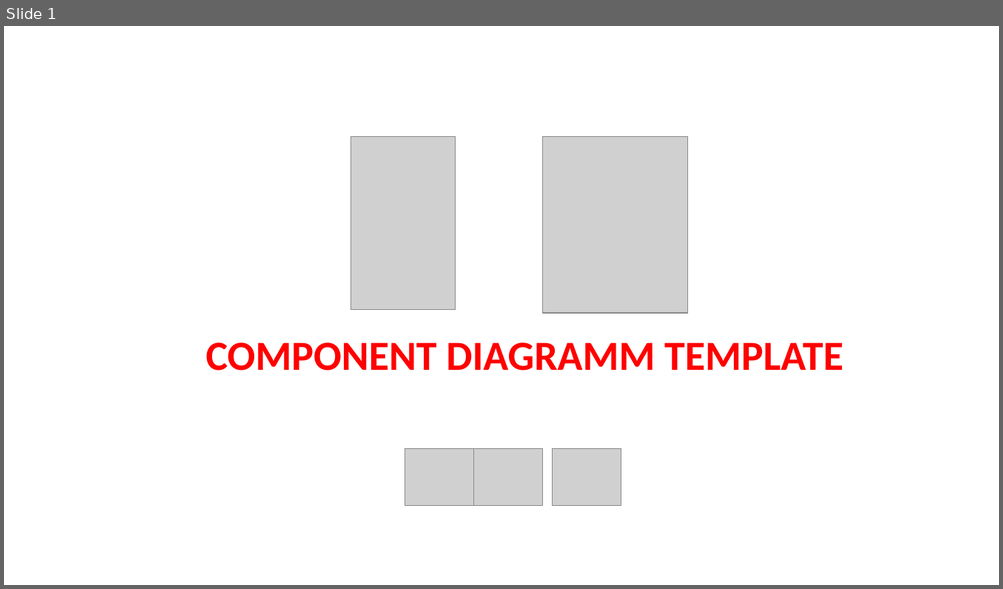
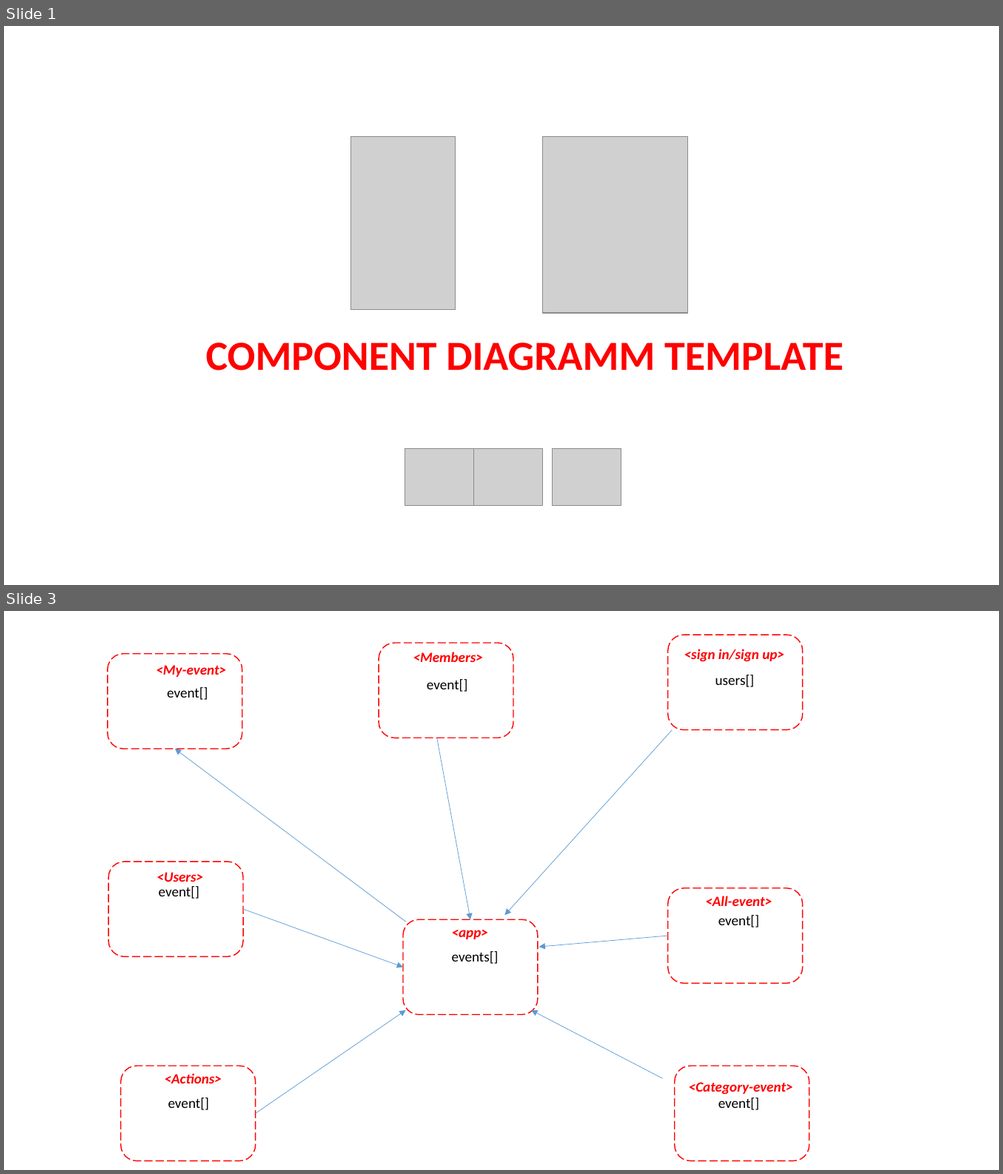
Before and after one commit to pnc-virtual-company/2021-G5-V2-PART1, a slide deck: docs/COMPONENT-DIAGRAM.pptx. Shown one above the other, each under a label of ours: slide 1 before the commit, slides 1 and 3 after it; the slides between them are not shown. The pictures are 1003x589 and 1003x1174 pixels, drawn with LibreOffice and Linux fonts; fonts in the diff are those of the drawing; grey boxes stand for pictures. Boxes give left, top, right and bottom in pixels: in the first picture for what was removed or moved away, otherwise in the second. Text is boxed around its words. In the diff, an @@ line names an element or a change of style, - is before the commit and + after.

Commit message:
#7 create sign up component

```diff
--- a/docs/COMPONENT-DIAGRAM.pptx
+++ b/docs/COMPONENT-DIAGRAM.pptx
@@ slide 3 added at [4, 611, 999, 1170], background #FFFFFF @@
@@ rounded rectangle added at [108, 653, 242, 749], outline #FF0000 1 pt dashed @@
@@ rounded rectangle added at [378, 643, 513, 738], outline #FF0000 1 pt dashed @@
@@ text added at [413, 652, 483, 662], 13.7 pt, text #FF0000, bold, italic @@
+<Members>
@@ rounded rectangle added at [668, 635, 802, 730], outline #FF0000 1 pt dashed @@
@@ text added at [684, 649, 784, 662], 13.7 pt, text #FF0000, bold, italic @@
+<sign in/sign up>
@@ text added at [156, 665, 226, 677], 13.7 pt, text #FF0000, bold, italic @@
+<My-event>
@@ text added at [715, 675, 754, 687], 13.7 pt, text #000000 @@
+users[]
@@ text added at [167, 687, 208, 700], 13.7 pt, text #000000 @@
+event[]
@@ text added at [427, 679, 467, 692], 13.7 pt, text #000000 @@
+event[]
@@ arrow added from (437, 738) to (470, 920), #5B9BD5 0.5 pt @@
@@ arrow added from (671, 730) to (505, 915), #5B9BD5 0.5 pt @@
@@ arrow added from (406, 922) to (175, 749), #5B9BD5 0.5 pt @@
@@ rounded rectangle added at [108, 862, 243, 957], outline #FF0000 1 pt dashed @@
@@ text added at [156, 872, 203, 882], 13.7 pt, text #FF0000, bold, italic @@
+<Users>
@@ text added at [159, 886, 199, 899], 13.7 pt, text #000000 @@
+event[]
@@ rounded rectangle added at [668, 889, 802, 984], outline #FF0000 1 pt dashed @@
@@ text added at [705, 896, 771, 906], 13.7 pt, text #FF0000, bold, italic @@
+<All-event>
@@ arrow added from (244, 909) to (403, 968), #5B9BD5 0.5 pt @@
@@ rounded rectangle added at [403, 920, 538, 1015], outline #FF0000 1 pt dashed @@
@@ text added at [718, 915, 759, 928], 13.7 pt, text #000000 @@
+event[]
@@ text added at [452, 930, 488, 940], 13.7 pt, text #FF0000, bold, italic @@
+<app>
@@ arrow added from (668, 937) to (539, 947), #5B9BD5 0.5 pt @@
@@ text added at [452, 951, 498, 964], 13.7 pt, text #000000 @@
+events[]
@@ arrow added from (256, 1114) to (405, 1011), #5B9BD5 0.5 pt @@
@@ arrow added from (662, 1079) to (531, 1011), #5B9BD5 0.5 pt @@
@@ rounded rectangle added at [121, 1066, 256, 1162], outline #FF0000 1 pt dashed @@
@@ text added at [165, 1073, 222, 1084], 13.7 pt, text #FF0000, bold, italic @@
+<Actions>
@@ rounded rectangle added at [674, 1066, 809, 1162], outline #FF0000 1 pt dashed @@
@@ text added at [168, 1098, 209, 1111], 13.7 pt, text #000000 @@
+event[]
@@ text added at [688, 1082, 793, 1111], 13.7 pt, text #FF0000, bold, italic @@
+<Category-event>
@@ text added at [688, 1082, 793, 1095], 13.7 pt, text #000000 @@
+event[]
```
Also in this commit, not shown: 1 slide changed, 6 other files.
